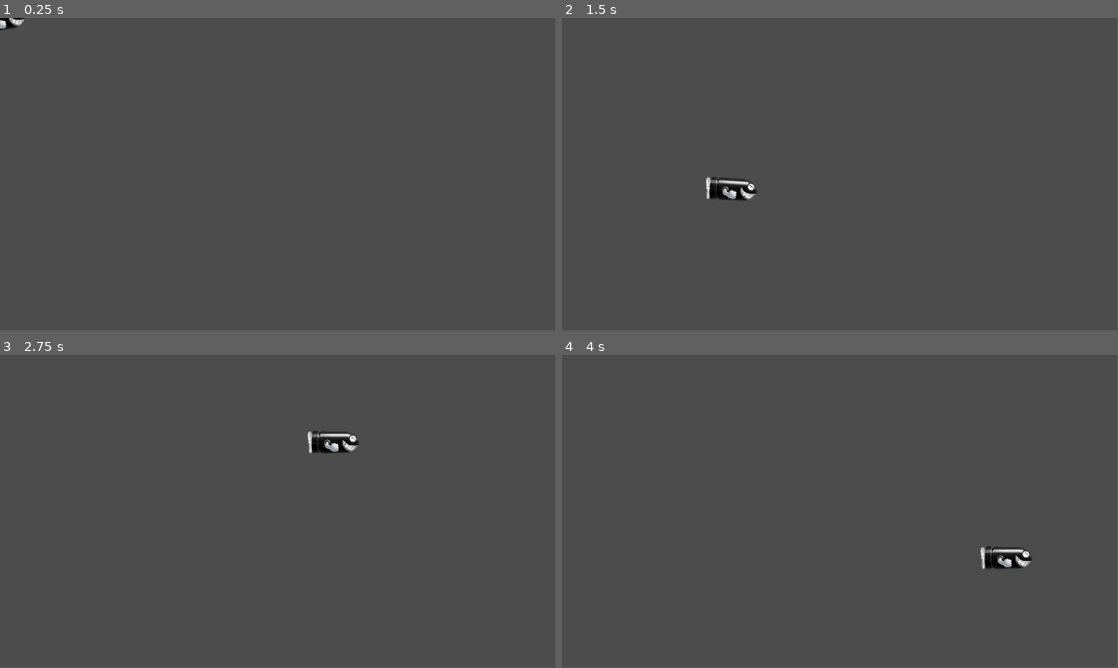
Above: before the commit, frames 1-4 (two rows, left to right).
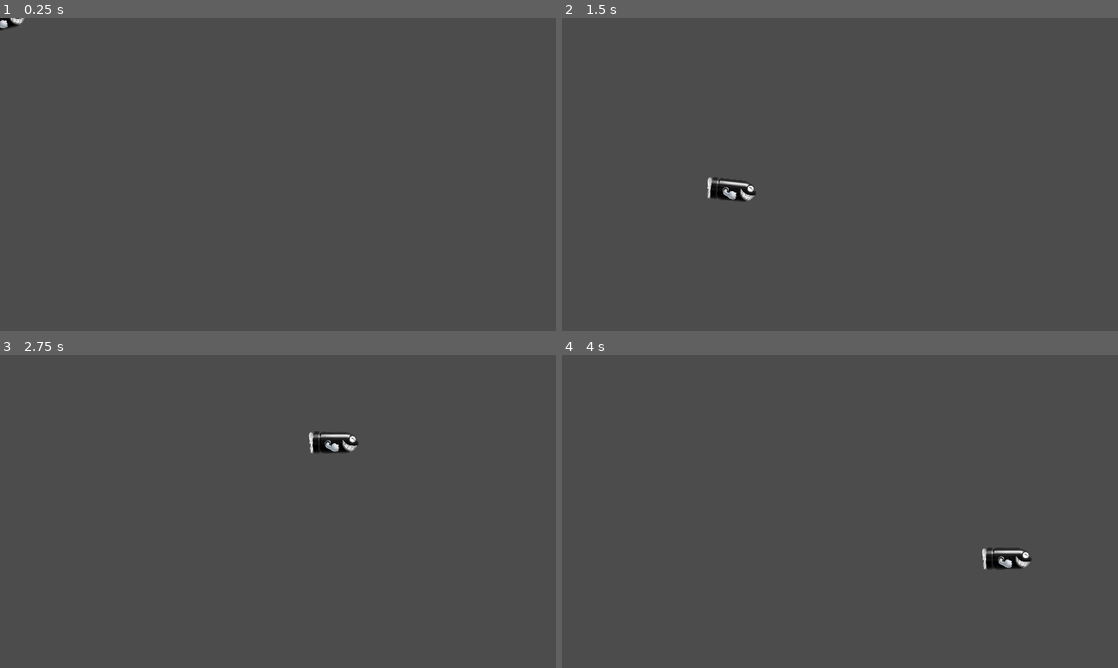
Above: after the commit, the same moments.

Repository: griffin-lora/GamejamProject
Game: Godot game, scene res://levels/level1.tscn
The game is run twice, just before and just after one commit, with the same random seed, the same clock (stepped at 60 frames per second) and the same inputs.
Inputs (mouse positions are in pixels of both pictures, inside the frame that each line leads up to):
- Up to frame 1 (0.25 s): no input
- Up to frame 2 (1.5 s): move the mouse to (962, 158) at 0.52 s; move the mouse to (728, 190) at 1.27 s
- Up to frame 3 (2.75 s): tap Enter at 2 s; move the mouse to (333, 442) at 2.02 s
- Up to frame 4 (4 s): move the mouse to (812, 574) at 2.77 s; tap Space at 3.5 s; move the mouse to (1006, 558) at 3.52 s
In our replay, the window is 799x449 before the commit and 800x450 after it. These sizes can differ from the game's own. Grey fills any space a smaller window leaves; there, only what the larger window draws over its background counts as a difference.

The runs differ from the first frame. In frame 1, less than 0.1% of the frame differs, in the area x 0-5%, y 0-4%; in frame 2, 0.3%, in the area x 25-35%, y 50-59%; in frame 3, 0.2%; in frame 4, 0.3%.

Commit message:
Fix stretch mode

Diff:
--- a/actors/character.tscn
+++ b/actors/character.tscn
@@ -7,6 +7,6 @@
 script = ExtResource( 1 )
 
 [node name="Sprite" type="Sprite" parent="."]
-scale = Vector2( 0.065, 0.065 )
+scale = Vector2( 0.125, 0.125 )
 texture = ExtResource( 2 )
 flip_h = true
--- a/project.godot
+++ b/project.godot
@@ -30,6 +30,8 @@
 window/size/height=1080
 window/size/test_width=960
 window/size/test_height=540
+window/stretch/mode="viewport"
+window/stretch/aspect="keep"
 
 [rendering]
 
